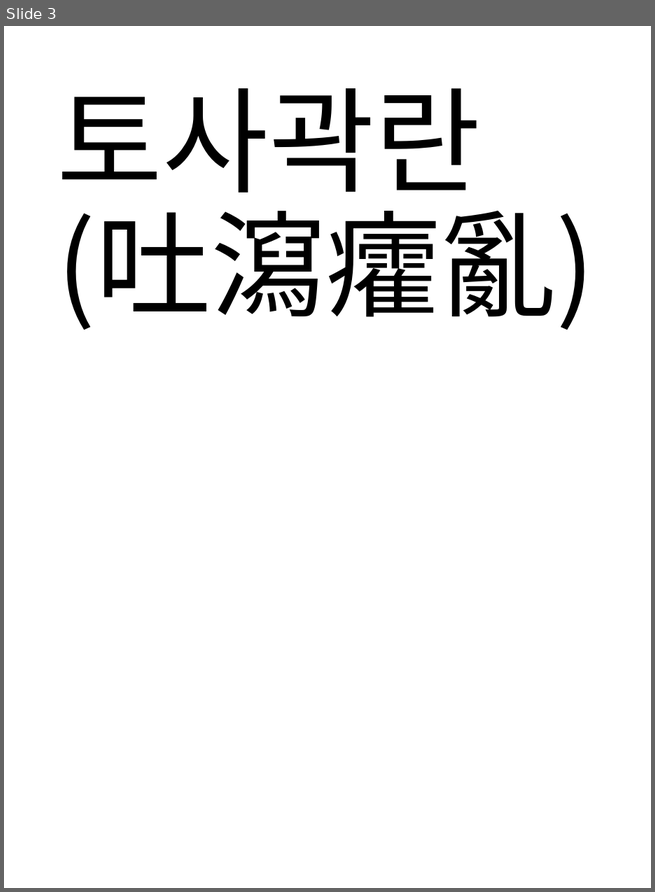
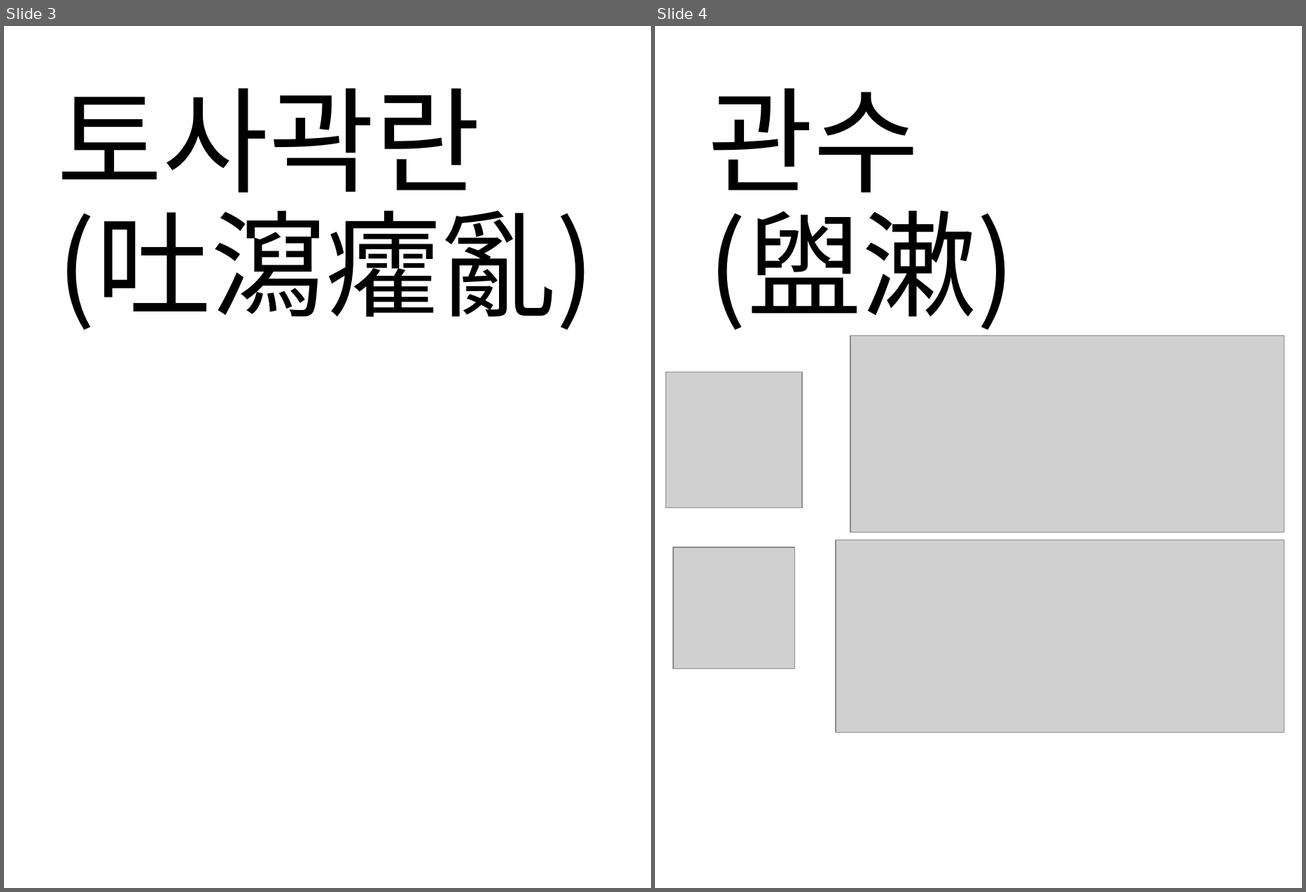
Before and after one commit to kimdaehee5609/Classical-Chiness, a slide deck: doc/2022.08.18.목.pptx. Shown side by side, each under a label of ours: slide 3 before the commit, slides 3 and 4 after it. The pictures are 655x892 and 1306x892 pixels, drawn with LibreOffice and Linux fonts; fonts in the diff are those of the drawing; grey boxes stand for pictures. Boxes give left, top, right and bottom in pixels: in the first picture for what was removed or moved away, otherwise in the second. Text is boxed around its words. In the diff, an @@ line names an element or a change of style, - is before the commit and + after.

```diff
--- a/doc/2022.08.18.목.pptx
+++ b/doc/2022.08.18.목.pptx
@@ slide 4 added at [655, 26, 1302, 888], background #FFFFFF @@
@@ title added at [708, 88, 1016, 336], 96 pt, text #000000 @@
+관수
+(盥漱)
@@ picture added at [850, 335, 1284, 532] @@
@@ picture added at [665, 372, 801, 508] @@
@@ picture added at [673, 548, 795, 669] @@
@@ picture added at [835, 540, 1284, 732] @@
```
Also in this commit, not shown: 1 other file.
